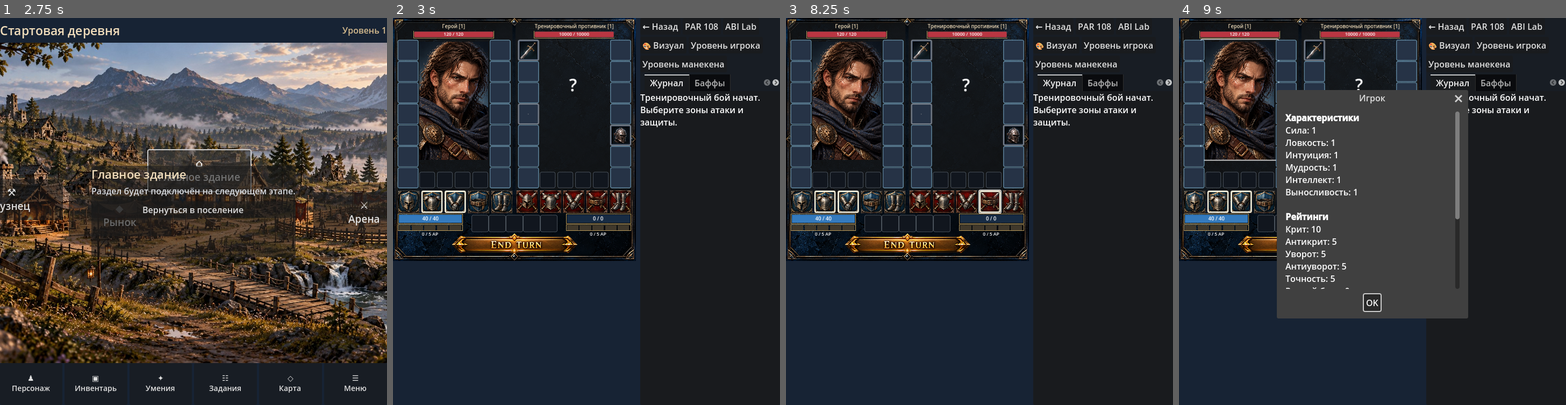
Above: before the commit, frames 1-4 (left to right).
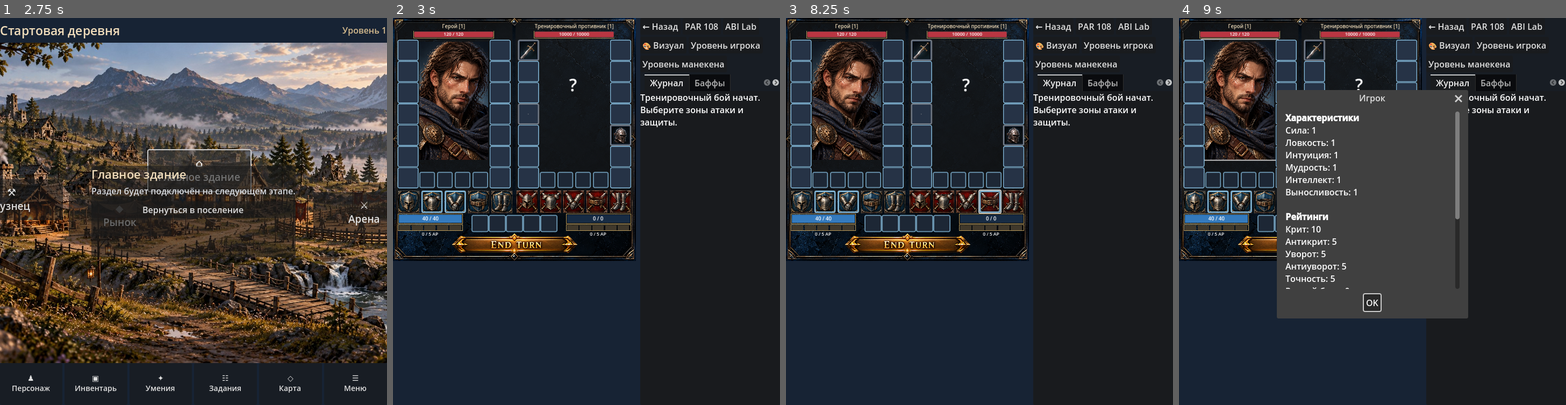
Above: after the commit, the same moments.

Repository: Archoniou1987/Battle-of-Artheon
Game: Godot game, scene res://scenes/main/main.tscn
Same seed, same stepped clock (60 frames per second), same inputs: the game is played once before the commit and once after it.
Inputs (mouse positions are in pixels of both pictures, inside the frame that each line leads up to):
- Up to frame 1 (2.75 s): click "⚒ Кузнец" at 0.5 s; click "◆ Рынок" at 1.25 s; click "⌂ Главное здание" at 2 s
- Up to frame 2 (3 s): click "⚔ Арена" at 2.75 s
- Up to frame 3 (8.25 s): click "♟ Персонаж" at 3.5 s; click "▣ Инвентарь" at 4.25 s; click "✦ Умения" at 5 s; click "☷ Задания" at 5.75 s; click "◇ Карта" at 6.5 s; click "☰ Меню" at 7.25 s; click "Вернуться в поселение" at 8 s
- Up to frame 4 (9 s): click (1240, 99) at 8.77 s

Frame 1 is identical in both runs. In frame 2, 1.9% of the frame differs, in the area x 1-62%, y 5-56%; in frame 3, 2.0%; in frame 4, 1.1%.

Commit message:
fix(arena visual lab): apply theme to empty equipment frames, ABI, elixirs and selection outlines

Diff:
--- a/ui/arena/arena_screen.gd
+++ b/ui/arena/arena_screen.gd
@@ -278,12 +278,26 @@
 	arena_background.modulate = Color(String(VisualLabPresets.theme(visual_lab_theme_index)["background"]))
 	var preview_index := 0
 	for slot in player_slots:
-		VisualLabPreview.show_mock(player_slots[slot] as ItemIcon, visual_lab_scenario_index == 2 or (visual_lab_scenario_index == 1 and preview_index < 4), preview_index % VisualLabPreview.RARITIES.size())
+		var icon := player_slots[slot] as ItemIcon
+		VisualLabPresets.configure_empty(icon, visual_lab_theme_index, false, true)
+		VisualLabPreview.show_mock(icon, visual_lab_scenario_index == 2 or (visual_lab_scenario_index == 1 and preview_index < 4), preview_index % VisualLabPreview.RARITIES.size())
 		preview_index += 1
 	preview_index = 0
 	for slot in enemy_slots:
-		VisualLabPreview.show_mock(enemy_slots[slot] as ItemIcon, visual_lab_scenario_index == 2, preview_index % VisualLabPreview.RARITIES.size())
+		var icon := enemy_slots[slot] as ItemIcon
+		VisualLabPresets.configure_empty(icon, visual_lab_theme_index, false, true)
+		VisualLabPreview.show_mock(icon, visual_lab_scenario_index == 2, preview_index % VisualLabPreview.RARITIES.size())
 		preview_index += 1
+	for button in ability_buttons:
+		VisualLabPresets.configure_system_button(button, visual_lab_theme_index)
+	for button in player_elixir_slots:
+		VisualLabPresets.configure_system_button(button, visual_lab_theme_index)
+	for button in enemy_elixir_slots:
+		VisualLabPresets.configure_system_button(button, visual_lab_theme_index)
+	for button in defense_buttons:
+		VisualLabPresets.configure_zone_outline(button, visual_lab_theme_index)
+	for button in attack_buttons:
+		VisualLabPresets.configure_zone_outline(button, visual_lab_theme_index)
 
 func _open_level_settings(is_player: bool) -> void:
 	level_settings_dialog.title = "Уровень игрока" if is_player else "Уровень манекена"
